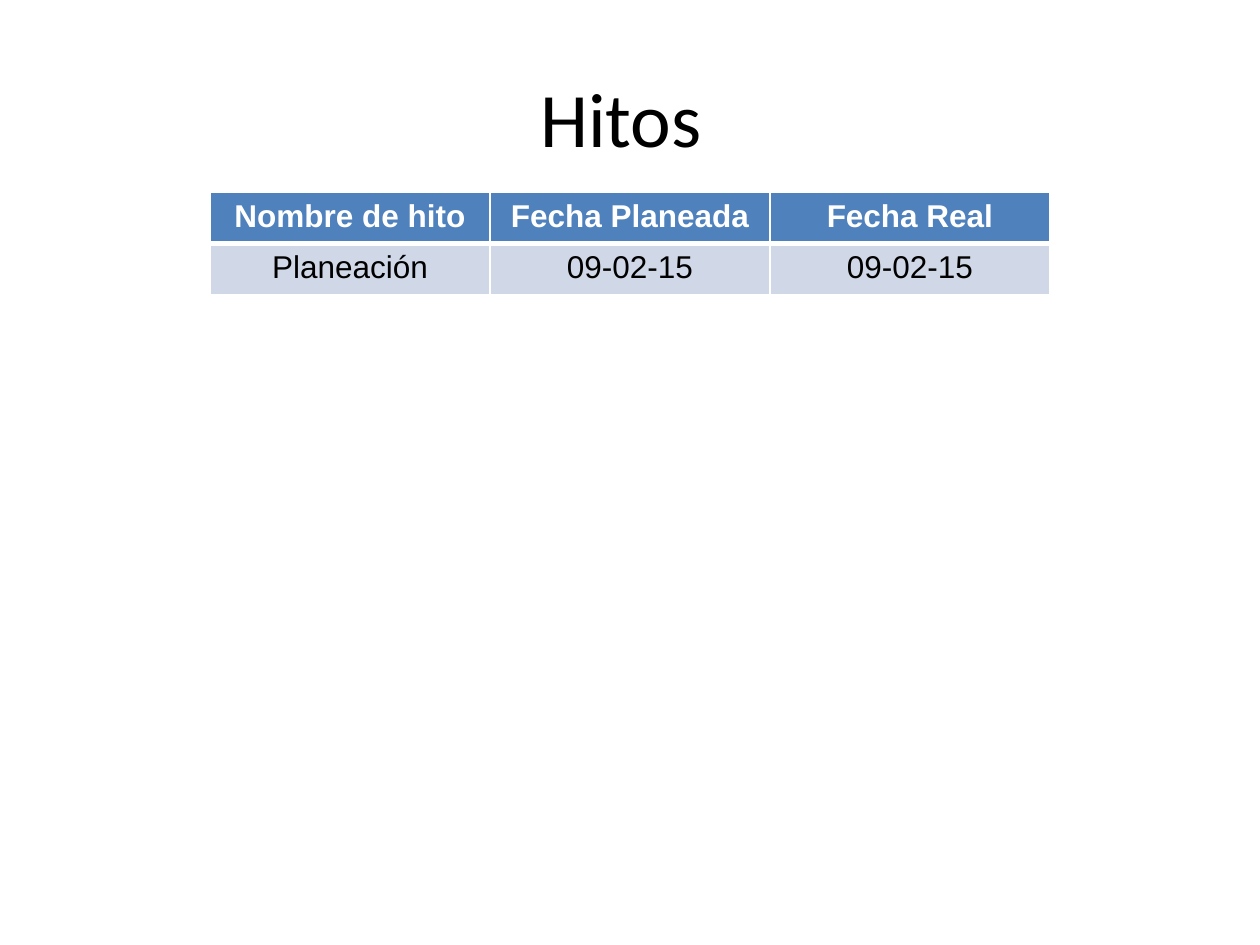
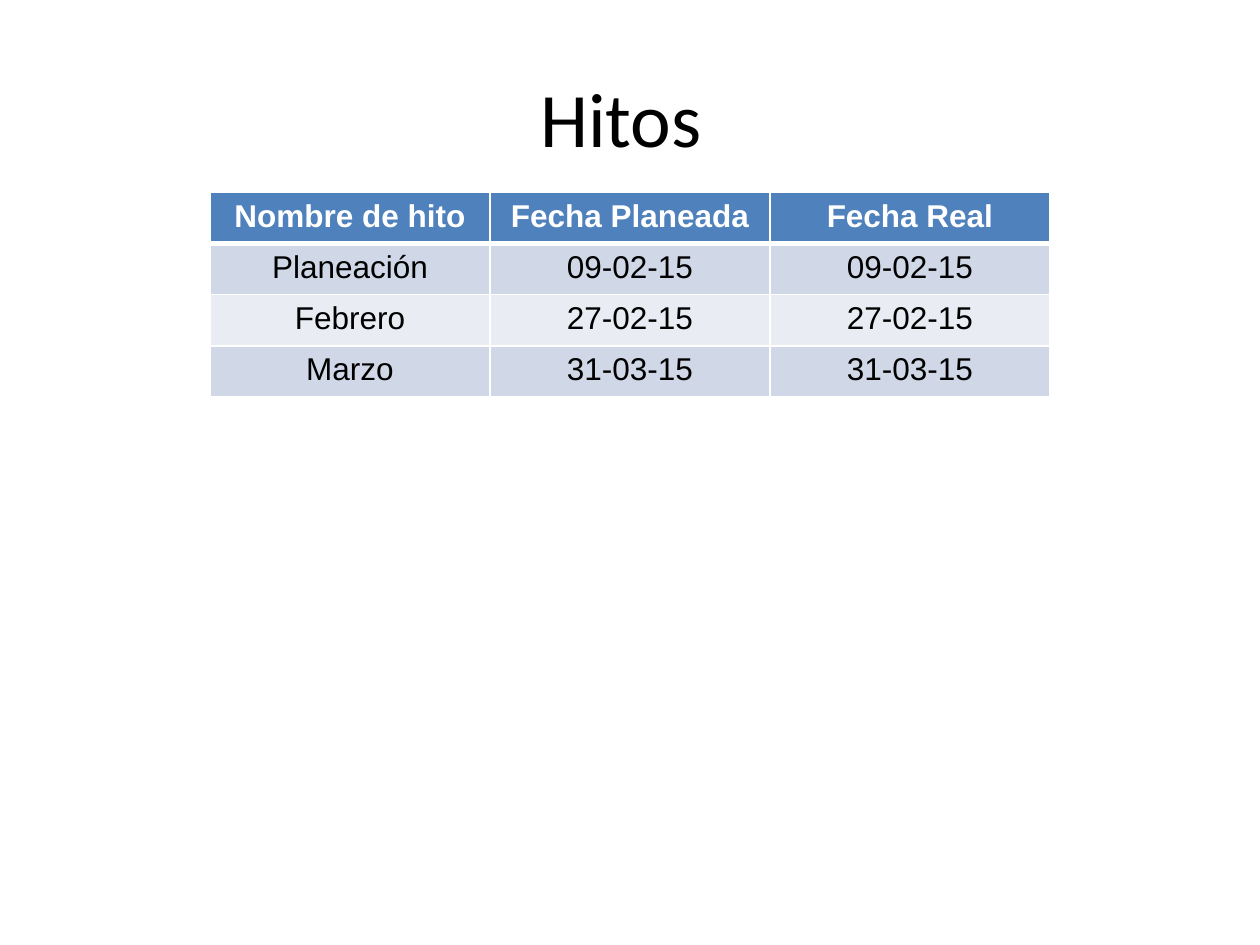
Before and after one commit to jovannyzepeda/qtp, a slide deck: slide 2 of qualtcom/Organizacional/Medicion y Monitoreo/Reporte Monitoreo-150331.pptx. Drawn at 1260x945 pixels with LibreOffice and Linux fonts; fonts in the diff are those of the drawing; background and template pictures are left out. Boxes give left, top, right and bottom in pixels: in the first picture for what was removed or moved away, otherwise in the second. Text is boxed around its words. In the diff, an @@ line names an element or a change of style, - is before the commit and + after.

Commit message:
Actualizando hitos Marzo

```diff
--- a/qualtcom/Organizacional/Medicion y Monitoreo/Reporte Monitoreo-150331.pptx
+++ b/qualtcom/Organizacional/Medicion y Monitoreo/Reporte Monitoreo-150331.pptx
@@ table at (x1=210, y1=193, x2=1050, y2=397) @@
+row 3: Febrero | 27-02-15 | 27-02-15
+row 4: Marzo | 31-03-15 | 31-03-15
```
